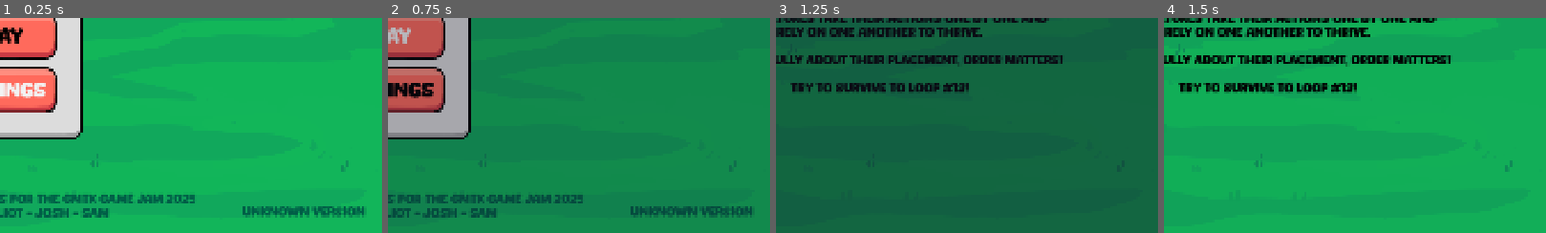
Above: before the commit, frames 1-4 (left to right).
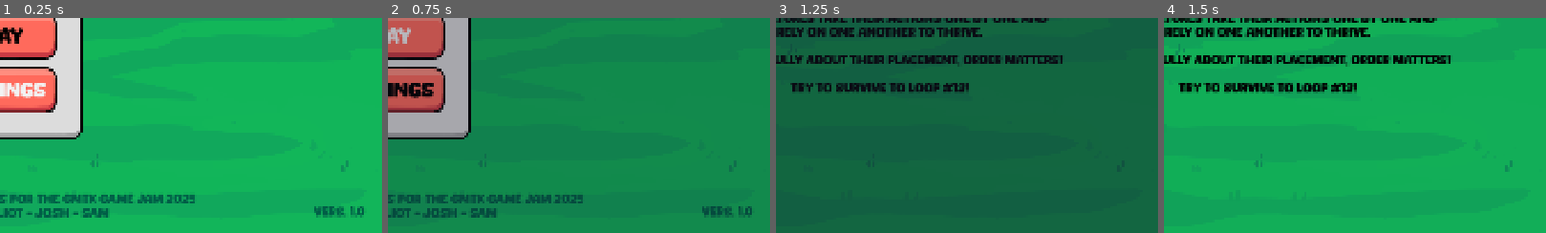
Above: after the commit, the same moments.

Repository: elliotfontaine/gmtk-2025-submission
Game: Godot game, scene res://scenes/main_menu.tscn
Two runs of this game, one before a commit and one after it. Both use one fixed random seed, a clock stepped at 60 frames per second and the inputs below. The engine's default icon, where the game draws it, is replaced by a stand-in: a white triangle on a blue panel in a dark square.
Inputs (mouse positions are % of the whole screen's width and height, from its top left):
- Up to frame 1 (0.25 s): no input
- Up to frame 2 (0.75 s): click "play" at 0.5 s
- Up to frame 3 (1.25 s): no input
- Up to frame 4 (1.5 s): tap Enter at 1.25 s; move the mouse to (72, 45) at 1.27 s; hold D from 1.28 s (still down); hold Shift from 1.28 s (still down); click (72, 45) at 1.42 s
The pictures show only the part of the screen within x 50-100%, y 50-100%; the shares and areas given below are measured in that part.

The runs differ from the first frame. In frame 1, 1.0% of the frame differs, in the area x 63-96%, y 87-93%; in frame 2, 0.9%; in frame 3, nothing differs; in frame 4, nothing differs.

Commit message:
chore(release): v1.0

Diff:
--- a/project.godot
+++ b/project.godot
@@ -25,6 +25,7 @@
 
 config/name="Circle of Life"
 config/description="Grow and balance the perfect ecosystem."
+config/version="1.0"
 run/main_scene="uid://cjpe1y1myvqbb"
 config/features=PackedStringArray("4.4", "GL Compatibility")
 config/icon="uid://s68xm1tdvjvd"
